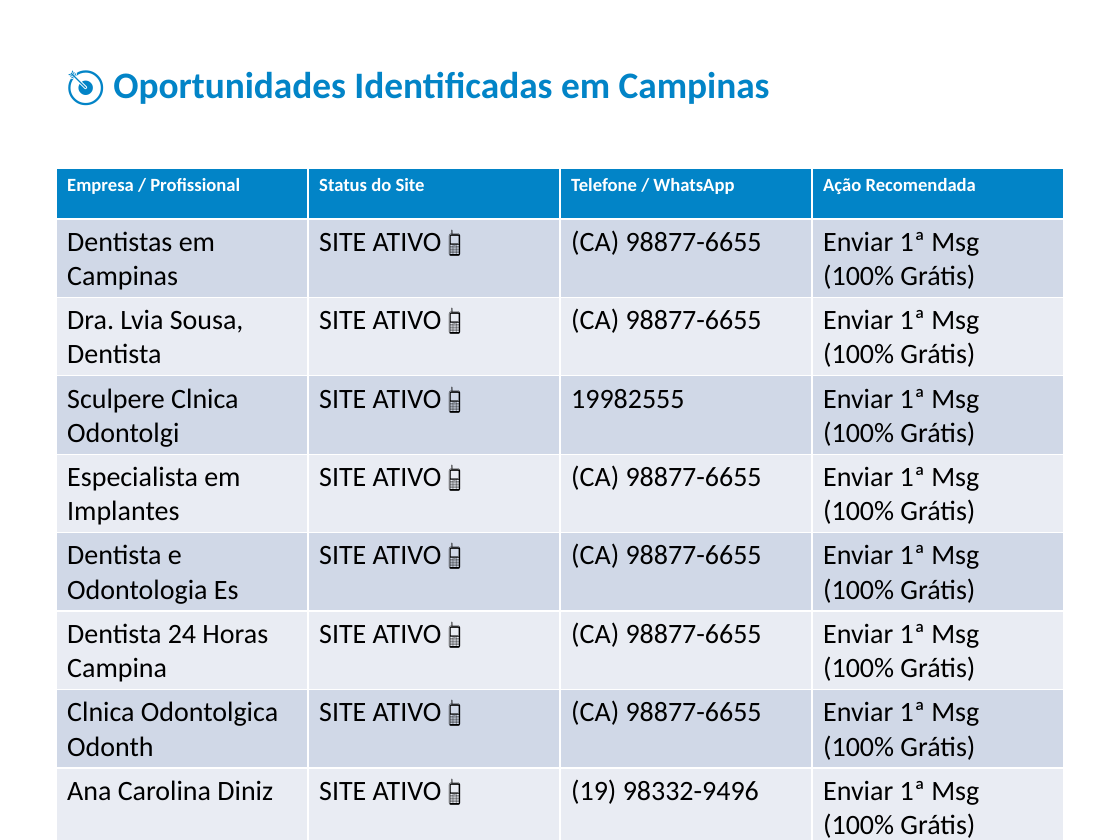
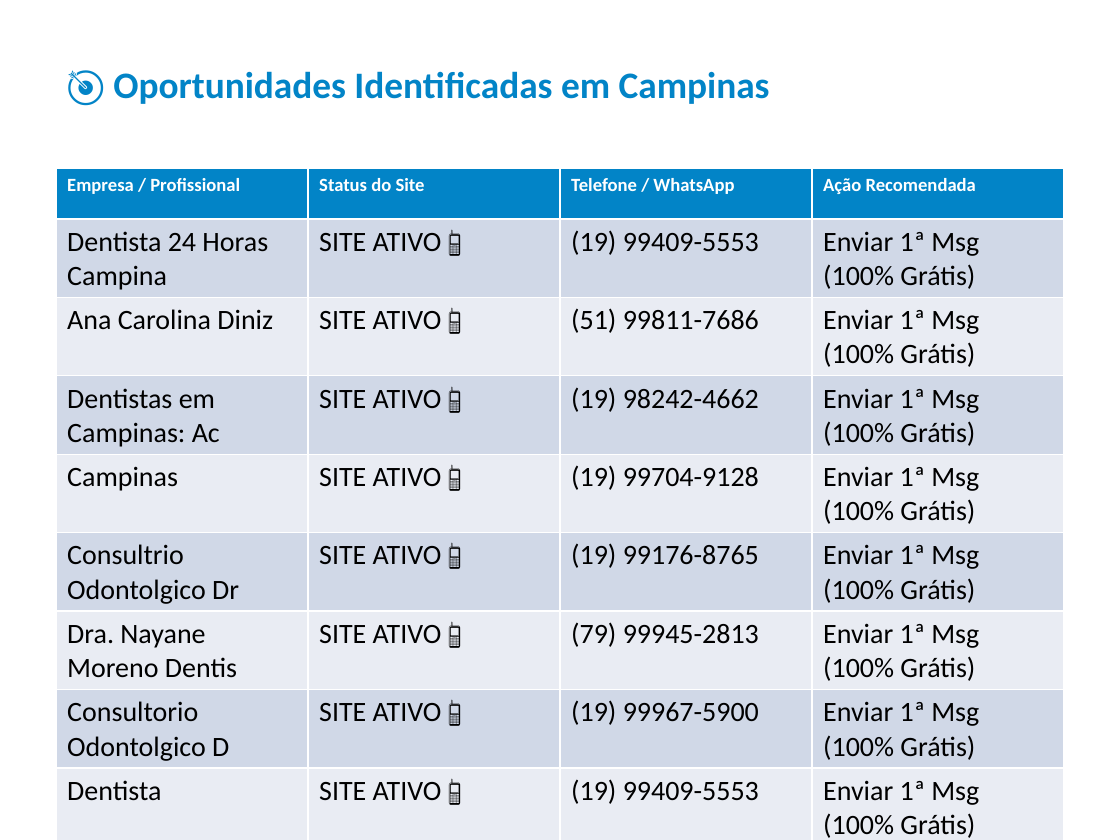
Before and after one commit to jaop2158-sketch/webfy-leads, a slide deck: slide 2 of relatorio_dentista_campinas.pptx. Drawn at 1120x840 pixels with LibreOffice and Linux fonts; fonts in the diff are those of the drawing. Boxes give left, top, right and bottom in pixels: in the first picture for what was removed or moved away, otherwise in the second. Text is boxed around its words. In the diff, an @@ line names an element or a change of style, - is before the commit and + after.

```diff
--- a/relatorio_dentista_campinas.pptx
+++ b/relatorio_dentista_campinas.pptx
@@ table at (x1=56, y1=168, x2=1064, y2=840) @@
-row 2, column 1: Dentistas em Campinas
+row 2, column 1: Dentista 24 Horas Campina
-row 2, column 3: (CA) 98877-6655
+row 2, column 3: (19) 99409-5553
-row 3, column 1: Dra. Lvia Sousa, Dentista
+row 3, column 1: Ana Carolina Diniz
-row 3, column 3: (CA) 98877-6655
+row 3, column 3: (51) 99811-7686
-row 4, column 1: Sculpere Clnica Odontolgi
+row 4, column 1: Dentistas em Campinas: Ac
-row 4, column 3: 19982555
+row 4, column 3: (19) 98242-4662
-row 5, column 1: Especialista em Implantes
+row 5, column 1: Campinas
-row 5, column 3: (CA) 98877-6655
+row 5, column 3: (19) 99704-9128
-row 6, column 1: Dentista e Odontologia Es
+row 6, column 1: Consultrio Odontolgico Dr
-row 6, column 3: (CA) 98877-6655
+row 6, column 3: (19) 99176-8765
-row 7, column 1: Dentista 24 Horas Campina
+row 7, column 1: Dra. Nayane Moreno Dentis
-row 7, column 3: (CA) 98877-6655
+row 7, column 3: (79) 99945-2813
-row 8, column 1: Clnica Odontolgica Odonth
+row 8, column 1: Consultorio Odontolgico D
-row 8, column 3: (CA) 98877-6655
+row 8, column 3: (19) 99967-5900
-row 9, column 1: Ana Carolina Diniz
+row 9, column 1: Dentista
-row 9, column 3: (19) 98332-9496
+row 9, column 3: (19) 99409-5553
-row 10, column 1: Odontologia Vetorasso
+row 10, column 1: Clinica Odontologica 24h
-row 10, column 3: (CA) 98877-6655
+row 10, column 3: (85) 91127-0749
-row 11, column 1: Odontoclinic Campinas
+row 11, column 1: Dentista 24 Horas
-row 11, column 3: (19) 97122-6504
+row 11, column 3: (19) 99409-5553
```
Also in this commit, not shown: 4 other files.
